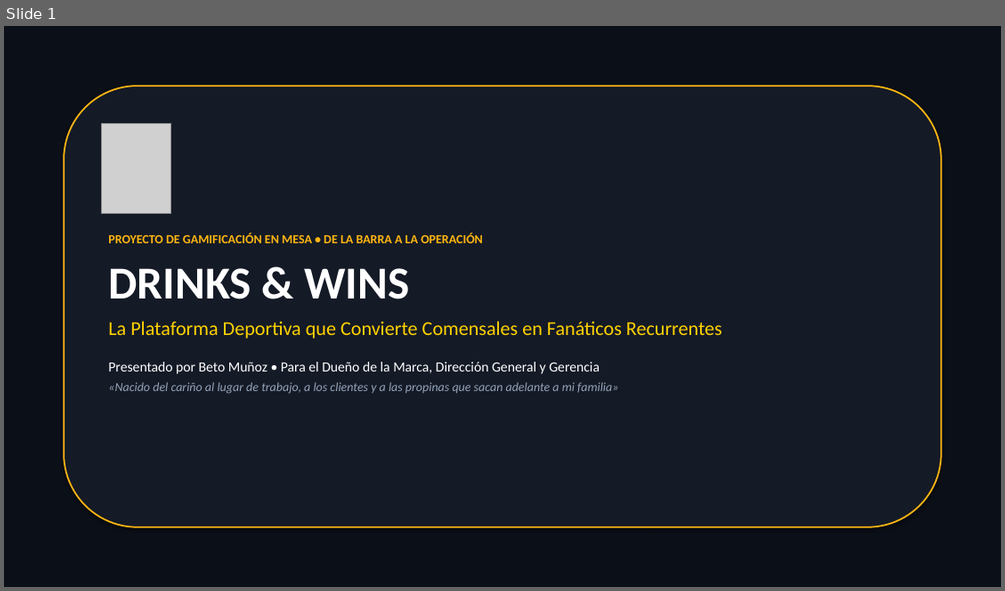
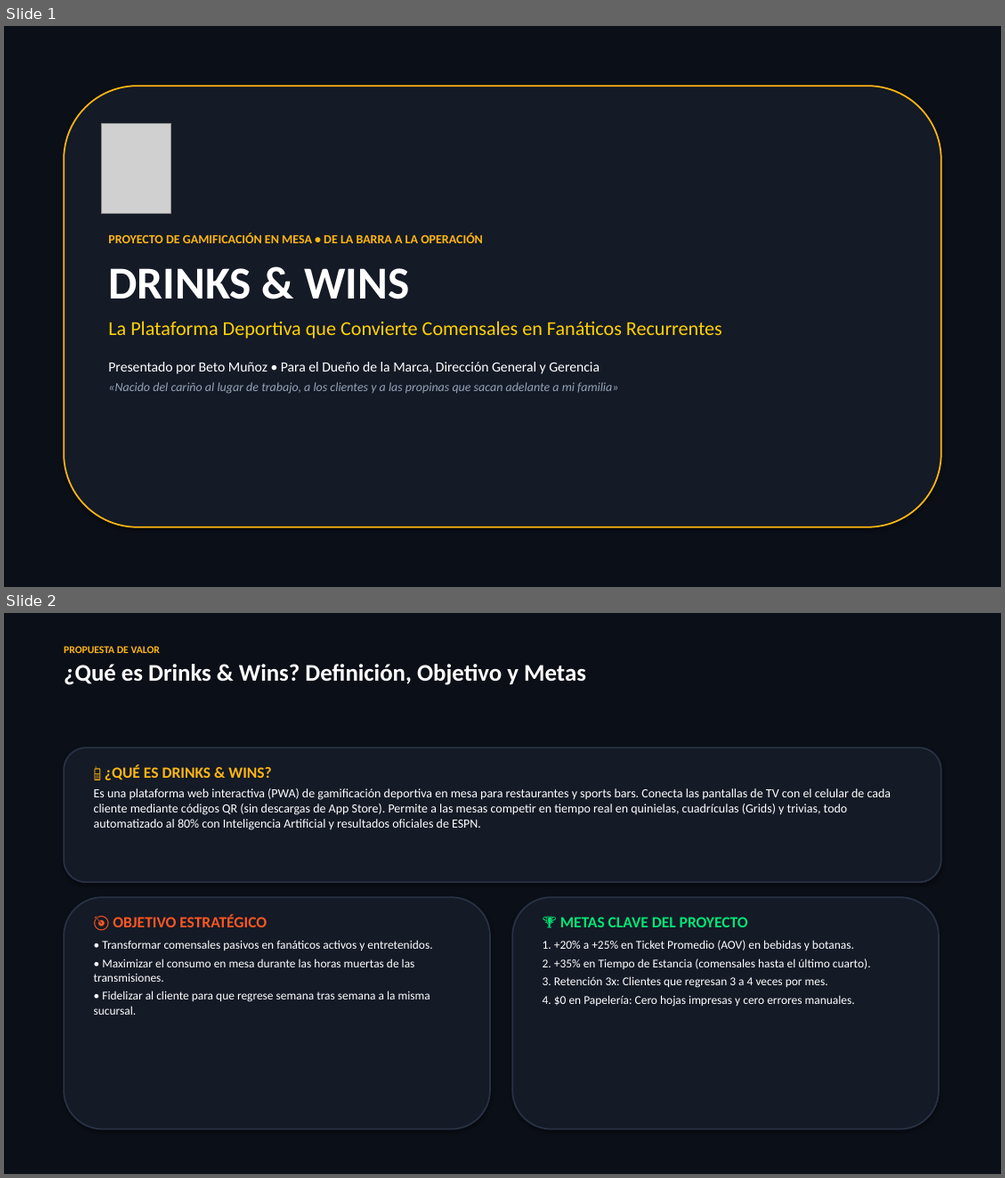
Before and after one commit to chefalbertomc/NFL-grids-, a slide deck: Drinks_and_Wins_Presentacion_Ejecutiva.pptx. Shown one above the other, each under a label of ours: slide 1 before the commit, slides 1 and 2 after it. The pictures are 1005x591 and 1005x1178 pixels, drawn with LibreOffice and Linux fonts; fonts in the diff are those of the drawing; grey boxes stand for pictures. Boxes give left, top, right and bottom in pixels: in the first picture for what was removed or moved away, otherwise in the second. Text is boxed around its words. In the diff, an @@ line names an element or a change of style, - is before the commit and + after.

Commit message:
feat(presentation): agregar slide 2 de definicion, objetivo estrategico y metas clave (15 diapositivas)

```diff
--- a/Drinks_and_Wins_Presentacion_Ejecutiva.pptx
+++ b/Drinks_and_Wins_Presentacion_Ejecutiva.pptx
@@ slide 2 added at bbox=[4, 613, 1001, 1174], background #0B0F17 @@
@@ text added at bbox=[64, 646, 586, 685], 23 pt, text #FFFFFF, bold @@
+PROPUESTA DE VALOR
+¿Qué es Drinks & Wins? Definición, Objetivo y Metas
@@ rounded rectangle added at bbox=[64, 747, 941, 882], fill #141A26, outline #283246 1.5 pt @@
@@ text added at bbox=[94, 765, 891, 830], 12 pt, text #FFFFFF @@
+📱 ¿QUÉ ES DRINKS & WINS?
+Es una plataforma web interactiva (PWA) de gamificación deportiva en mesa para restaurantes y sports bars. Conecta las pantallas de TV con el celular de cada cliente mediante códigos QR (sin descargas de App Store). Permite a las mesas competir en tiempo real en quinielas, cuadrículas (Grids) y trivias, todo automatizado al 80% con Inteligencia Artificial y resultados oficiales de ESPN.
@@ rounded rectangle added at bbox=[64, 897, 490, 1129], fill #141A26, outline #283246 1.5 pt @@
@@ rounded rectangle added at bbox=[512, 897, 938, 1129], fill #141A26, outline #283246 1.5 pt @@
@@ text added at bbox=[94, 915, 432, 1014], 11.5 pt, text #FFFFFF @@
+🎯 OBJETIVO ESTRATÉGICO
+• Transformar comensales pasivos en fanáticos activos y entretenidos.
+• Maximizar el consumo en mesa durante las horas muertas de las transmisiones.
+• Fidelizar al cliente para que regrese semana tras semana a la misma sucursal.
@@ text added at bbox=[542, 916, 871, 988], 11.5 pt, text #FFFFFF @@
+🏆 METAS CLAVE DEL PROYECTO
+1. +20% a +25% en Ticket Promedio (AOV) en bebidas y botanas.
+2. +35% en Tiempo de Estancia (comensales hasta el último cuarto).
+3. Retención 3x: Clientes que regresan 3 a 4 veces por mes.
+4. $0 en Papelería: Cero hojas impresas y cero errores manuales.
```
Also in this commit, not shown: 1 slide changed, 1 other file.
